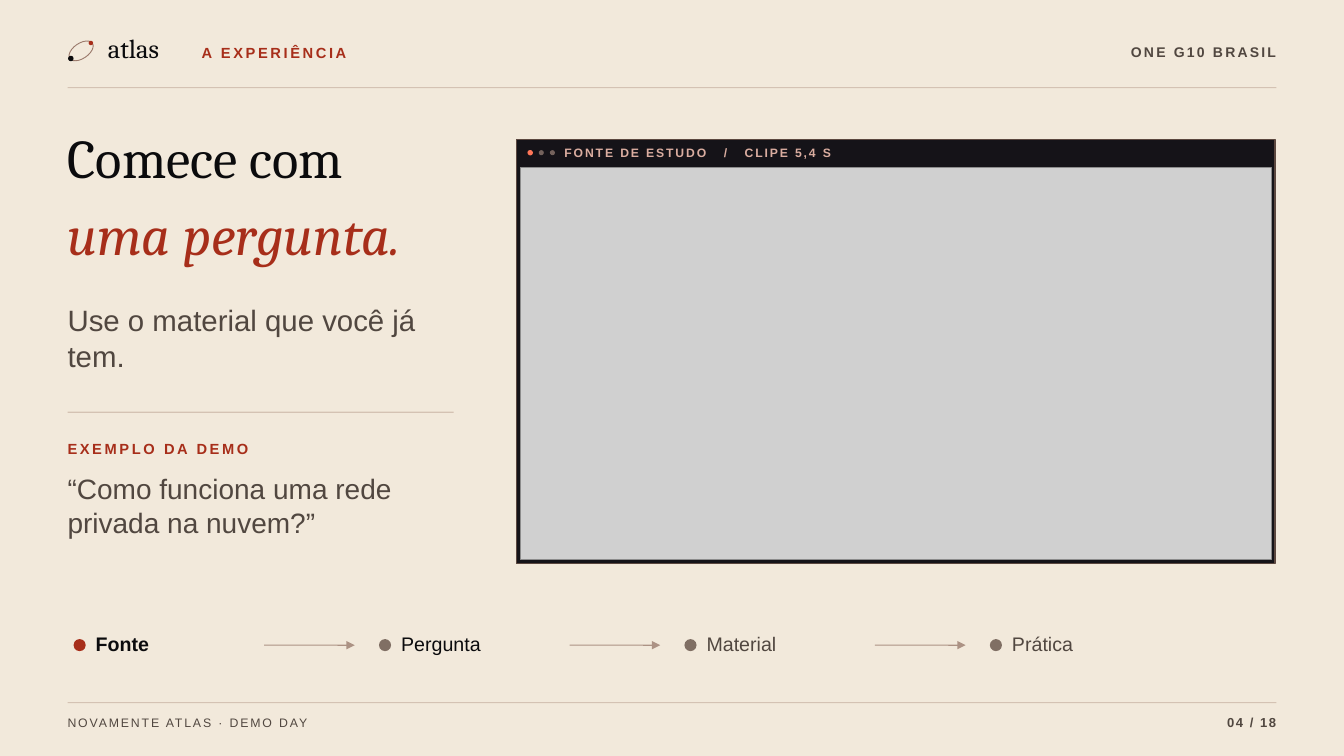
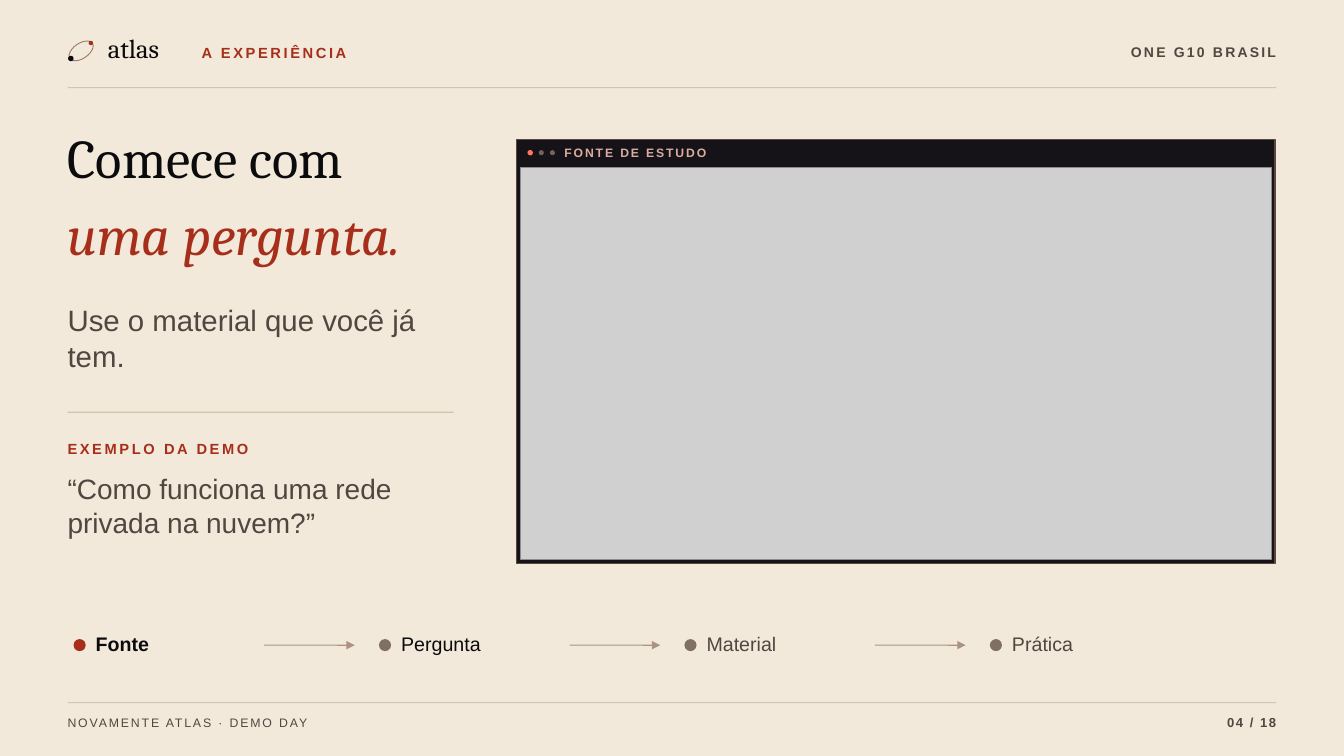
Before and after one commit to Oracle-hackatom-g10-team-4/Nova-mente-Solution, a slide deck: slide 4 of NovaMente-Atlas-Demo-Day-Estudo-e-Treinamento.pptx. Drawn at 1344x756 pixels with LibreOffice and Linux fonts; fonts in the diff are those of the drawing; grey boxes stand for pictures. Boxes give left, top, right and bottom in pixels: in the first picture for what was removed or moved away, otherwise in the second. Text is boxed around its words. In the diff, an @@ line names an element or a change of style, - is before the commit and + after.

Commit message:
docs: atualiza as notas e simplifica as legendas dos clipes
Por quê: ajudar o apresentador a manter o ritmo sem expor indicações de bastidores.

```diff
--- a/NovaMente-Atlas-Demo-Day-Estudo-e-Treinamento.pptx
+++ b/NovaMente-Atlas-Demo-Day-Estudo-e-Treinamento.pptx
@@ text at bbox=[564, 148, 706, 157]: text changed @@
-FONTE DE ESTUDO / CLIPE 5,4 S
+FONTE DE ESTUDO
```
Also in this commit, not shown: 3 other slides changed.
